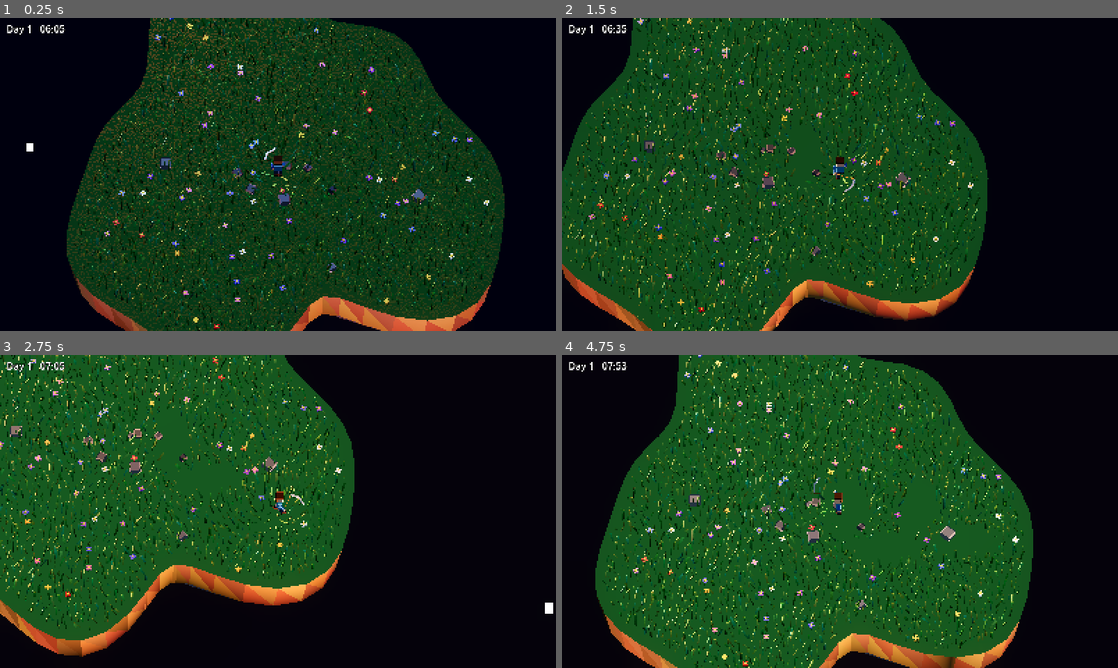
Above: before the commit, frames 1-4 (two rows, left to right).
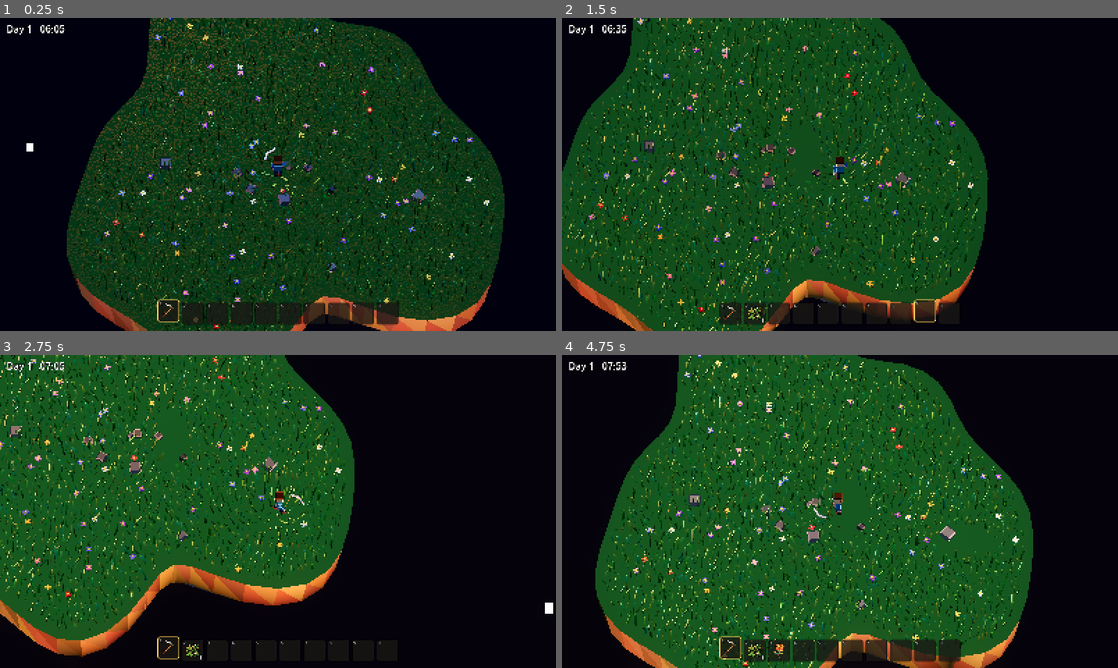
Above: after the commit, the same moments.

Repository: oleksbard/godot-voidmower
Game: Godot game, scene res://main.tscn
Two runs of this game, one before a commit and one after it. Both use one fixed random seed, a clock stepped at 60 frames per second and the inputs below.
Inputs:
- Up to frame 1 (0.25 s): no input
- Up to frame 2 (1.5 s): tap Enter at 0.5 s; hold D 0.53-1.28 s; tap 1 at 0.6 s; tap Space at 0.77 s; tap 9 at 0.8, 1.35 s; hold S from 1.28 s (still down)
- Up to frame 3 (2.75 s): tap Space at 1.52 s; tap 0 at 1.55, 2.1 s; release S at 2.03 s; hold D from 2.03 s (still down); tap 1 at 2.3 s
- Up to frame 4 (4.75 s): release D at 2.78 s; hold W 2.78-3.53 s; tap 1 at 2.85, 4.55 s; tap Space at 3.02, 3.77, 4.52 s; tap 9 at 3.05, 3.6 s; hold A from 3.53 s (still down); tap 0 at 3.8, 4.35 s

The runs differ from the first frame. In frame 1, 2.4% of the frame differs, in the area x 28-72%, y 89-99%; in frame 2, 1.5%; in frame 3, 0.3%; in frame 4, 3.0%, in the area x 28-72%, y 39-99%.

Commit message:
Add inventory system with hotbar and item management
- Implemented `Inventory` class to manage item slots and counts.
- Created `Hotbar` class for UI representation of the inventory with 10 slots.
- Added `ItemDb` class to define item types and their properties.
- Introduced `DropField` class for procedural loot pickups in the game world.
- Added icons for items: grass and scythe.
- Created import files for new textures.
- Established signals for active tool changes and item collection.

Diff:
--- /dev/null
+++ b/src/drops/drop_field.gd
@@ -0,0 +1,91 @@
+class_name DropField
+extends Node3D
+## The transient "loot flies to you" pickups. When a mowed tile rolls a drop,
+## Main calls spawn(): a small PROCEDURAL token appears at the cut spot, arcs up
+## and into the player, then emits collected() and frees itself. Mirrors the
+## GrassField/FlowerField pattern (a player ref set by Main; self-freeing nodes).
+## The 2D item icons are NOT used here — the 3D world stays procedural.
+
+const ItemDb := preload("res://src/inventory/item_db.gd")
+
+signal collected(item_id: int)
+
+const FLY_TIME := 0.45        # seconds from spawn to the player
+const POP_HEIGHT := 0.9       # arc apex above the straight-line path
+const SPIN_TURNS := 1.5       # tumbles during the flight
+const TARGET_Y := 1.0         # aim at the player's chest, not their feet
+
+var player: Node3D            # set by Main before this node is added
+
+var _flying: Array = []       # [{node, t, from, id}]
+
+
+func spawn(item_id: int, world_pos: Vector3) -> void:
+	var token := _make_token(item_id)
+	token.position = world_pos
+	add_child(token)
+	_flying.append({"node": token, "t": 0.0, "from": world_pos, "id": item_id})
+
+
+func _process(delta: float) -> void:
+	if _flying.is_empty():
+		return
+	var target := (player.global_position + Vector3(0.0, TARGET_Y, 0.0)) if player != null else Vector3.ZERO
+	var still: Array = []
+	for f in _flying:
+		f.t += delta / FLY_TIME
+		var node: Node3D = f.node
+		if f.t >= 1.0:
+			collected.emit(f.id)
+			node.queue_free()
+			continue
+		var k: float = f.t
+		var pos: Vector3 = f.from.lerp(target, k)
+		pos.y += sin(k * PI) * POP_HEIGHT             # arc up then down into the player
+		node.position = pos
+		node.rotation.y = k * TAU * SPIN_TURNS
+		node.scale = Vector3.ONE * lerpf(1.0, 0.2, k)  # shrink as it lands
+		still.append(f)
+	_flying = still
+
+
+## A small emissive procedural token: a green tuft for grass, a tiny bloom for a
+## flower — recognisable at a glance, no image assets.
+func _make_token(item_id: int) -> Node3D:
+	var root := Node3D.new()
+	if item_id == ItemDb.Id.FLOWER:
+		var center := MeshInstance3D.new()
+		var cm := BoxMesh.new()
+		cm.size = Vector3(0.18, 0.18, 0.18)
+		center.mesh = cm
+		center.material_override = _mat(Color(0.96, 0.80, 0.24))
+		root.add_child(center)
+		for off in [Vector3(0.16, 0, 0), Vector3(-0.16, 0, 0), Vector3(0, 0, 0.16), Vector3(0, 0, -0.16)]:
+			var petal := MeshInstance3D.new()
+			var pm := BoxMesh.new()
+			pm.size = Vector3(0.16, 0.08, 0.16)
+			petal.mesh = pm
+			petal.material_override = _mat(Color(0.95, 0.52, 0.72))
+			petal.position = off
+			root.add_child(petal)
+	else:
+		for i in 3:
+			var blade := MeshInstance3D.new()
+			var bm := BoxMesh.new()
+			bm.size = Vector3(0.08, 0.34, 0.08)
+			blade.mesh = bm
+			blade.material_override = _mat(Color(0.36, 0.72, 0.28))
+			blade.position = Vector3((i - 1) * 0.09, 0.17, 0.0)
+			blade.rotation.z = (i - 1) * 0.25
+			root.add_child(blade)
+	return root
+
+
+func _mat(col: Color) -> StandardMaterial3D:
+	var m := StandardMaterial3D.new()
+	m.albedo_color = col
+	m.roughness = 0.8
+	m.emission_enabled = true
+	m.emission = col
+	m.emission_energy_multiplier = 0.5
+	return m
--- a/src/grass/flower_field.gd
+++ b/src/grass/flower_field.gd
@@ -9,6 +9,8 @@
 ## cells it rolls as bloom cells (one shared deterministic pass) and forwards
 ## each scythe swing via `cut_in_arc()`.
 
+signal flower_dropped(world_pos: Vector3)
+
 const ColorUtil := preload("res://src/lib/color_util.gd")
 
 # Flower geometry: a stem, a ring of 4 petals, a center.
@@ -30,6 +32,7 @@
 const REGROW_DELAY := 45.0      # match the grass: long wait...
 const GROW_TIME := 15.0          # ...then grow fully back in over 15s
 const GROW_FROM := 0.05
+const FLOWER_DROP_CHANCE := 0.05   # chance a mown flower yields a flower item
 
 enum { ALIVE, HIDDEN, GROWING }
 
@@ -51,12 +54,14 @@
 var _wind_axis := WIND_AXIS.normalized()
 var _clock := 0.0
 var _anim_rng := RandomNumberGenerator.new()
+var _drop_rng := RandomNumberGenerator.new()
 
 
 func _init() -> void:
 	# Built in _init (not _ready) so add_flower() works the instant GrassField
 	# adds us and starts planting, without waiting a frame.
 	_anim_rng.seed = 2024
+	_drop_rng.seed = 7777
 	_stem_mesh = BoxMesh.new()
 	_stem_mesh.size = STEM_SIZE
 	_petal_mesh = BoxMesh.new()
@@ -106,6 +111,8 @@
 		if dist <= cut_radius and (dist < 0.001 or f.dot(to / dist) >= cos_arc):
 			_state[i] = HIDDEN
 			_cutting.append({"i": i, "t": 0.0, "axis": _random_axis()})
+			if _drop_rng.randf() < FLOWER_DROP_CHANCE:
+				flower_dropped.emit(_flowers[i].global_position)
 			n += 1
 	return n
 
--- a/src/grass/grass_field.gd
+++ b/src/grass/grass_field.gd
@@ -20,8 +20,10 @@
 const ColorUtil := preload("res://src/lib/color_util.gd")
 const IslandShape := preload("res://src/lib/island_shape.gd")
 const FlowerFieldScript := preload("res://src/grass/flower_field.gd")
+const ItemDb := preload("res://src/inventory/item_db.gd")
 
 signal mowed_changed(count: int)
+signal item_dropped(item_id: int, world_pos: Vector3)
 
 # Set by Main before this node is added to the tree.
 var player: Node3D
@@ -57,6 +59,7 @@
 const ARC_HALF_DEG := 70.0     # half-width of the swing arc in front of player
 const CUT_ANIM_TIME := 0.3     # duration of the cute pop before the blade hides
 const CUT_HOP_HEIGHT := 0.5    # how high a cut blade hops during its pop
+const GRASS_DROP_CHANCE := 0.10   # chance a mown blade yields a grass item
 
 # Regrow / grow-in
 const REGROW_DELAY := 45.0    # wait this long before a mown blade starts regrowing
@@ -87,6 +90,7 @@
 var _pop_mesh: BoxMesh
 var _pop_mat: StandardMaterial3D
 var _anim_rng := RandomNumberGenerator.new()
+var _drop_rng := RandomNumberGenerator.new()
 
 var _cutting: Array = []        # transient flying-blade pops [{node, t, axis, base_h}]
 var _regrow_queue: Array = []   # [{i, at}]
@@ -97,10 +101,12 @@
 
 func _ready() -> void:
 	_anim_rng.seed = 4242
+	_drop_rng.seed = 9001
 	_build_multimesh()
 	_build_pop_resources()
 	_build_clippings()
 	_flowers = FlowerFieldScript.new()
+	_flowers.flower_dropped.connect(_on_flower_dropped)
 	add_child(_flowers)
 	_plant_field()
 
@@ -289,6 +295,8 @@
 		var dist := to.length()
 		if dist <= CUT_RADIUS and (dist < 0.001 or f.dot(to / dist) >= cos_arc):
 			_cut_blade(i)
+			if _drop_rng.randf() < GRASS_DROP_CHANCE:
+				item_dropped.emit(ItemDb.Id.GRASS, _base_pos[i])
 			sum += _base_pos[i]
 			newly += 1
 
@@ -306,6 +314,12 @@
 		_clippings.global_position = Vector3(centroid.x, 0.35, centroid.z)
 		_clippings.restart()
 		_clippings.emitting = true
+
+
+## FlowerField rolls its own 5% drop and reports up; we forward it as the single
+## item_dropped stream Main consumes (Main never needs to know FlowerField).
+func _on_flower_dropped(world_pos: Vector3) -> void:
+	item_dropped.emit(ItemDb.Id.FLOWER, world_pos)
 
 
 ## Hide the instance instantly and hand its pop off to a transient node, then
--- /dev/null
+++ b/src/inventory/hotbar.gd
@@ -0,0 +1,157 @@
+class_name Hotbar
+extends CanvasLayer
+## The bottom-of-screen hotbar: 10 slots selected with keys 1-9 and 0. Owns the
+## Inventory data model, renders it Stardew-style (a chunky framed strip, item
+## icons, stack counts, a warm gold frame on the active slot that lifts slightly),
+## and announces the active tool so the player can show/hide + gate the scythe.
+##
+## This is the ONLY place the 2D item icons (assets/icons/*.png) are loaded; they
+## live on this CanvasLayer, never in the 3D world.
+
+const Inventory := preload("res://src/inventory/inventory.gd")
+const ItemDb := preload("res://src/inventory/item_db.gd")
+
+signal active_tool_changed(item_id: int)   # an ItemDb.Id, or Inventory.EMPTY for a blank slot
+
+const SLOT_PX := 64
+const ICON_PX := 52
+const SLOT_PAD := 6
+const BOTTOM_MARGIN := 18
+const ACTIVE_RAISE := 8                     # the active slot lifts this many px
+
+const BG_COL := Color(0.10, 0.09, 0.08, 0.78)
+const ACTIVE_COL := Color(1.0, 0.80, 0.35)  # warm gold
+const IDLE_BORDER := Color(0.0, 0.0, 0.0, 0.5)
+const NUM_COL := Color(0.85, 0.85, 0.82)
+
+var _inv: Inventory
+var _root: Control
+var _panels: Array[Panel] = []
+var _icons: Array[TextureRect] = []
+var _counts: Array[Label] = []
+var _textures := {}                         # item id -> Texture2D (loaded once)
+
+
+func _ready() -> void:
+	_inv = Inventory.new()
+	_inv.set_slot(0, ItemDb.Id.SCYTHE, 1)   # scythe in slot 1, active by default
+
+	_root = Control.new()
+	_root.set_anchors_preset(Control.PRESET_FULL_RECT)
+	_root.mouse_filter = Control.MOUSE_FILTER_IGNORE
+	add_child(_root)
+
+	for i in Inventory.SLOT_COUNT:
+		_build_slot(i)
+
+	get_viewport().size_changed.connect(_layout)
+	_layout()
+	_refresh()
+	active_tool_changed.emit(_inv.active_item())
+
+
+func _build_slot(index: int) -> void:
+	var panel := Panel.new()
+	panel.size = Vector2(SLOT_PX, SLOT_PX)
+	panel.mouse_filter = Control.MOUSE_FILTER_IGNORE
+	panel.add_theme_stylebox_override("panel", _slot_style(false))
+	_root.add_child(panel)
+
+	var icon := TextureRect.new()
+	icon.expand_mode = TextureRect.EXPAND_IGNORE_SIZE
+	icon.stretch_mode = TextureRect.STRETCH_KEEP_ASPECT_CENTERED
+	icon.position = Vector2((SLOT_PX - ICON_PX) * 0.5, (SLOT_PX - ICON_PX) * 0.5)
+	icon.size = Vector2(ICON_PX, ICON_PX)
+	icon.mouse_filter = Control.MOUSE_FILTER_IGNORE
+	panel.add_child(icon)
+
+	var num := Label.new()                  # slot number 1..9,0 in the top-left
+	num.text = str((index + 1) % 10)
+	num.position = Vector2(4, 0)
+	num.add_theme_font_size_override("font_size", 13)
+	num.add_theme_color_override("font_color", NUM_COL)
+	num.add_theme_color_override("font_outline_color", Color.BLACK)
+	num.add_theme_constant_override("outline_size", 4)
+	panel.add_child(num)
+
+	var count := Label.new()                # stack count in the bottom-right (>1 only)
+	count.add_theme_font_size_override("font_size", 15)
+	count.add_theme_color_override("font_color", Color.WHITE)
+	count.add_theme_color_override("font_outline_color", Color.BLACK)
+	count.add_theme_constant_override("outline_size", 4)
+	count.horizontal_alignment = HORIZONTAL_ALIGNMENT_RIGHT
+	count.position = Vector2(SLOT_PX - 30, SLOT_PX - 24)
+	count.size = Vector2(26, 20)
+	panel.add_child(count)
+
+	_panels.append(panel)
+	_icons.append(icon)
+	_counts.append(count)
+
+
+func _slot_style(active: bool) -> StyleBoxFlat:
+	var sb := StyleBoxFlat.new()
+	sb.bg_color = BG_COL
+	sb.set_corner_radius_all(6)
+	sb.set_border_width_all(3 if active else 2)
+	sb.border_color = ACTIVE_COL if active else IDLE_BORDER
+	return sb
+
+
+func _layout() -> void:
+	var vp := get_viewport().get_visible_rect().size
+	var total := Inventory.SLOT_COUNT * SLOT_PX + (Inventory.SLOT_COUNT - 1) * SLOT_PAD
+	var x0 := (vp.x - total) * 0.5
+	var y := vp.y - SLOT_PX - BOTTOM_MARGIN
+	for i in _panels.size():
+		var raised := -ACTIVE_RAISE if i == _inv.active_index() else 0
+		_panels[i].position = Vector2(x0 + i * (SLOT_PX + SLOT_PAD), y + raised)
+
+
+func _input(event: InputEvent) -> void:
+	if not (event is InputEventKey and event.pressed and not event.echo):
+		return
+	var index := _key_to_slot(event.keycode)
+	if index >= 0:
+		_select(index)
+
+
+## KEY_1..KEY_9 -> slots 0..8, KEY_0 -> slot 9, anything else -> -1.
+func _key_to_slot(keycode: int) -> int:
+	if keycode == KEY_0:
+		return 9
+	if keycode >= KEY_1 and keycode <= KEY_9:
+		return keycode - KEY_1
+	return -1
+
+
+func _select(index: int) -> void:
+	_inv.set_active(index)
+	_layout()
+	_refresh()
+	active_tool_changed.emit(_inv.active_item())
+
+
+## Add items dropped by mowing (Main binds the count to 1 per collected token).
+func add_item(item_id: int, n: int) -> void:
+	_inv.add(item_id, n)
+	_refresh()
+
+
+func _refresh() -> void:
+	for i in _panels.size():
+		var id := _inv.slot_id(i)
+		var c := _inv.slot_count(i)
+		_panels[i].add_theme_stylebox_override("panel", _slot_style(i == _inv.active_index()))
+		if id == Inventory.EMPTY:
+			_icons[i].texture = null
+			_counts[i].text = ""
+		else:
+			_icons[i].texture = _texture_for(id)
+			_counts[i].text = str(c) if c > 1 else ""
+
+
+func _texture_for(id: int) -> Texture2D:
+	if not _textures.has(id):
+		_textures[id] = load(ItemDb.icon_path(id))
+	return _textures[id]
--- /dev/null
+++ b/src/inventory/inventory.gd
@@ -0,0 +1,69 @@
+class_name Inventory
+extends RefCounted
+## The hotbar's data model: SLOT_COUNT slots (each an item id + count) and one
+## active slot. Pure logic — no scene, no signals — so it unit-tests directly.
+## Stacking respects ItemDb.max_stack. Reference via a preload const.
+
+const ItemDb := preload("res://src/inventory/item_db.gd")
+
+const SLOT_COUNT := 10
+const EMPTY := -1   # slot id sentinel: this slot holds no item
+
+var _ids := PackedInt32Array()
+var _counts := PackedInt32Array()
+var _active := 0
+
+
+func _init() -> void:
+	_ids.resize(SLOT_COUNT)
+	_counts.resize(SLOT_COUNT)
+	_ids.fill(EMPTY)
+	_counts.fill(0)
+
+
+func active_index() -> int:
+	return _active
+
+
+func set_active(index: int) -> void:
+	_active = clampi(index, 0, SLOT_COUNT - 1)
+
+
+func active_item() -> int:
+	return _ids[_active]
+
+
+func slot_id(index: int) -> int:
+	return _ids[index]
+
+
+func slot_count(index: int) -> int:
+	return _counts[index]
+
+
+## Place `id` x `count` directly into a slot (used to seed the scythe at start).
+func set_slot(index: int, id: int, count: int) -> void:
+	_ids[index] = id
+	_counts[index] = count
+
+
+## Add `n` of `id`, merging into existing matching stacks (up to max_stack) first,
+## then the first empty slots. Returns the leftover that didn't fit (0 in practice).
+func add(id: int, n: int) -> int:
+	var cap := ItemDb.max_stack(id)
+	for i in SLOT_COUNT:
+		if n <= 0:
+			break
+		if _ids[i] == id and _counts[i] < cap:
+			var put := mini(cap - _counts[i], n)
+			_counts[i] += put
+			n -= put
+	for i in SLOT_COUNT:
+		if n <= 0:
+			break
+		if _ids[i] == EMPTY:
+			var put := mini(cap, n)
+			_ids[i] = id
+			_counts[i] = put
+			n -= put
+	return n
--- /dev/null
+++ b/src/inventory/item_db.gd
@@ -0,0 +1,29 @@
+class_name ItemDb
+extends RefCounted
+## Static registry of the three item types: the scythe (a tool) and the grass +
+## flower resources dropped by mowing. Pure data — no state, no scene. Reference
+## via `const ItemDb := preload("res://src/inventory/item_db.gd")`.
+
+enum Id { SCYTHE, GRASS, FLOWER }
+
+const _DEFS := {
+	Id.SCYTHE: {"name": "Scythe", "icon": "res://assets/icons/scythe.png", "is_tool": true, "max_stack": 1},
+	Id.GRASS: {"name": "Grass", "icon": "res://assets/icons/grass.png", "is_tool": false, "max_stack": 999},
+	Id.FLOWER: {"name": "Flower", "icon": "res://assets/icons/flower.png", "is_tool": false, "max_stack": 999},
+}
+
+
+static func name_of(id: int) -> String:
+	return _DEFS[id]["name"]
+
+
+static func icon_path(id: int) -> String:
+	return _DEFS[id]["icon"]
+
+
+static func is_tool_item(id: int) -> bool:
+	return _DEFS[id]["is_tool"]
+
+
+static func max_stack(id: int) -> int:
+	return _DEFS[id]["max_stack"]
--- a/src/player/player.gd
+++ b/src/player/player.gd
@@ -13,6 +13,7 @@
 
 const PlayerRigScript := preload("res://src/player/player_rig.gd")
 const IslandShape := preload("res://src/lib/island_shape.gd")
+const ItemDb := preload("res://src/inventory/item_db.gd")
 
 signal swing(origin: Vector3, forward: Vector3)
 
@@ -41,6 +42,7 @@
 var _walk_phase := 0.0
 var _walk_amt := 0.0
 var _swinging := false
+var _can_swing := true
 var _swing_t := 0.0
 
 
@@ -51,6 +53,15 @@
 	_leg_r = _rig.leg_r
 	_arm_free = _rig.arm_free
 	_arm_scythe = _rig.arm_scythe
+
+
+## Called by Main when the hotbar's active slot changes. The scythe is the only
+## tool with a 3D model and a use, so it shows + swings only when its slot is
+## active; any other (or empty) active slot empties the hands and makes SPACE inert.
+func set_active_tool(item_id: int) -> void:
+	_can_swing = item_id == ItemDb.Id.SCYTHE
+	if _rig != null and _rig.scythe_pivot != null:
+		_rig.scythe_pivot.visible = _can_swing
 
 
 func _input(event: InputEvent) -> void:
@@ -112,7 +123,7 @@
 
 
 func _try_swing() -> void:
-	if _swinging:
+	if _swinging or not _can_swing:
 		return
 	_swinging = true
 	_swing_t = 0.0
--- a/src/world/day_night.gd
+++ b/src/world/day_night.gd
@@ -77,9 +77,11 @@
 	return fposmod(t * 24.0 + 6.0, 24.0)
 
 
-## 1-based day count for elapsed seconds (a new day begins each dawn).
+## 1-based day count for elapsed seconds. A new day begins at midnight (00:00).
+## The game starts at Day 1 / 06:00 (phase 0); midnight falls at phase 0.75, so
+## shift by 0.25 to land the day boundary on the midnight crossing.
 static func day_number(elapsed: float) -> int:
-	return int(elapsed / CYCLE_SECONDS) + 1
+	return int(elapsed / CYCLE_SECONDS + 0.25) + 1
 
 
 func _ready() -> void:
--- a/src/world/main.gd
+++ b/src/world/main.gd
@@ -39,8 +39,18 @@
 	var hud := preload("res://src/ui/hud.gd").new()
 	add_child(hud)
 
+	var drops := preload("res://src/drops/drop_field.gd").new()
+	drops.player = player
+	add_child(drops)
+
+	var hotbar := preload("res://src/inventory/hotbar.gd").new()
+	add_child(hotbar)
+
 	player.swing.connect(grass.on_swing)
 	day_night.time_changed.connect(hud.set_time)
+	grass.item_dropped.connect(drops.spawn)
+	drops.collected.connect(hotbar.add_item.bind(1))      # one item per collected token
+	hotbar.active_tool_changed.connect(player.set_active_tool)
 
 	_build_camera()
 
--- a/test/run_tests.gd
+++ b/test/run_tests.gd
@@ -16,6 +16,10 @@
 const GrassFieldScript := preload("res://src/grass/grass_field.gd")
 const FlowerFieldScript := preload("res://src/grass/flower_field.gd")
 const DayNightScript := preload("res://src/world/day_night.gd")
+const ItemDbScript := preload("res://src/inventory/item_db.gd")
+const InventoryScript := preload("res://src/inventory/inventory.gd")
+const HotbarScript := preload("res://src/inventory/hotbar.gd")
+const DropFieldScript := preload("res://src/drops/drop_field.gd")
 
 var _passed := 0
 var _failed := 0
@@ -28,12 +32,18 @@
 	_test_color_util()
 	_test_mesh_factory()
 	_test_day_night_math()
+	_test_item_db()
+	_test_inventory()
 	_test_player_edge_clamp()
 	await _test_player_rig()        # in-tree _ready() builds the body
 	await _test_grass_planting()   # need a frame so _ready() fires in-tree
 	await _test_mow_chain()
 	await _test_flower_mow()
 	await _test_day_night_node()
+	await _test_hotbar()
+	await _test_drop_field()
+	await _test_player_tool_gating()
+	await _test_grass_drops()
 	print("──")
 	print("%d passed, %d failed" % [_passed, _failed])
 	quit(1 if _failed > 0 else 0)
@@ -115,6 +125,58 @@
 		"clock reads 06:00 at dawn and 12:00 at midday")
 	_ok(DayNightScript.day_number(0.0) == 1 and DayNightScript.day_number(DayNightScript.CYCLE_SECONDS) == 2,
 		"day number starts at 1 and ticks up each cycle")
+	_ok(DayNightScript.day_number(DayNightScript.CYCLE_SECONDS * 0.74) == 1
+			and DayNightScript.day_number(DayNightScript.CYCLE_SECONDS * 0.76) == 2,
+		"day increments at midnight (phase 0.75), not at dawn")
+
+
+# --- ItemDb -----------------------------------------------------------------
+
+func _test_item_db() -> void:
+	_suite = "ItemDb"
+	_ok(ItemDbScript.is_tool_item(ItemDbScript.Id.SCYTHE) and ItemDbScript.max_stack(ItemDbScript.Id.SCYTHE) == 1,
+		"scythe is a tool with stack 1")
+	_ok(not ItemDbScript.is_tool_item(ItemDbScript.Id.GRASS) and ItemDbScript.max_stack(ItemDbScript.Id.GRASS) == 999,
+		"grass is a non-tool with stack 999")
+	_ok(ItemDbScript.max_stack(ItemDbScript.Id.FLOWER) == 999,
+		"flower stacks to 999")
+	_ok(ItemDbScript.icon_path(ItemDbScript.Id.GRASS) == "res://assets/icons/grass.png",
+		"grass icon path resolves")
+
+
+# --- Inventory --------------------------------------------------------------
+
+func _test_inventory() -> void:
+	_suite = "Inventory"
+	var inv := InventoryScript.new()
+	var all_empty := true
+	for i in InventoryScript.SLOT_COUNT:
+		if inv.slot_id(i) != InventoryScript.EMPTY:
+			all_empty = false
+	_ok(all_empty and inv.active_index() == 0, "starts with 10 empty slots, active slot 0")
+
+	inv.set_slot(0, ItemDbScript.Id.SCYTHE, 1)
+	_ok(inv.slot_id(0) == ItemDbScript.Id.SCYTHE and inv.active_item() == ItemDbScript.Id.SCYTHE,
+		"scythe seeds slot 0 and is the active item")
+
+	inv.add(ItemDbScript.Id.GRASS, 5)
+	var left := inv.add(ItemDbScript.Id.GRASS, 3)
+	_ok(inv.slot_id(1) == ItemDbScript.Id.GRASS and inv.slot_count(1) == 8 and left == 0,
+		"same-item adds merge into one stack")
+
+	var inv2 := InventoryScript.new()
+	var leftover := inv2.add(ItemDbScript.Id.GRASS, 1000)
+	_ok(inv2.slot_count(0) == 999 and inv2.slot_id(1) == ItemDbScript.Id.GRASS and inv2.slot_count(1) == 1 and leftover == 0,
+		"overflow past max_stack spills into the next slot")
+
+	inv.set_active(99)
+	var hi := inv.active_index()
+	inv.set_active(-4)
+	var lo := inv.active_index()
+	_ok(hi == InventoryScript.SLOT_COUNT - 1 and lo == 0, "set_active clamps to the valid slot range")
+
+	_ok(inv2.active_item() == ItemDbScript.Id.GRASS and InventoryScript.new().active_item() == InventoryScript.EMPTY,
+		"active_item returns the active slot id, EMPTY when blank")
 
 
 # --- Player edge clamp ------------------------------------------------------
@@ -253,6 +315,111 @@
 	dn.free()
 
 
+# --- Hotbar -----------------------------------------------------------------
+
+func _test_hotbar() -> void:
+	_suite = "Hotbar"
+	var hb := HotbarScript.new()
+	get_root().add_child(hb)
+	await process_frame                      # _ready builds slots + seeds the scythe
+
+	_ok(hb._inv.slot_id(0) == ItemDbScript.Id.SCYTHE, "scythe seeded into slot 0 (key 1)")
+
+	hb.add_item(ItemDbScript.Id.GRASS, 2)
+	_ok(hb._inv.slot_id(1) == ItemDbScript.Id.GRASS and hb._inv.slot_count(1) == 2,
+		"add_item routes a drop into the inventory")
+
+	var seen := {"id": -999}
+	hb.active_tool_changed.connect(func(id): seen.id = id)
+	hb._select(1)
+	_ok(seen.id == ItemDbScript.Id.GRASS, "selecting a slot announces its item as the active tool")
+
+	_ok(hb._key_to_slot(KEY_1) == 0 and hb._key_to_slot(KEY_9) == 8 and hb._key_to_slot(KEY_0) == 9 and hb._key_to_slot(KEY_A) == -1,
+		"number keys 1-9/0 map to slots; other keys are ignored")
+
+	hb.free()
+
+
+# --- DropField --------------------------------------------------------------
+
+func _test_drop_field() -> void:
+	_suite = "DropField"
+	var target := Node3D.new()
+	get_root().add_child(target)             # player ref must be in-tree for global_position
+	var df := DropFieldScript.new()
+	df.player = target
+	get_root().add_child(df)
+	await process_frame
+
+	df.spawn(ItemDbScript.Id.GRASS, Vector3(3.0, 0.0, 3.0))
+	df._process(0.1)                          # ~22% of the flight: still travelling
+	_ok(df._flying.size() == 1, "a spawned token is in flight")
+
+	var got := {"n": 0, "id": -999}
+	df.collected.connect(func(id): got.n += 1; got.id = id)
+	df._process(1.0)                          # force t >= 1: arrival
+	_ok(got.n == 1 and got.id == ItemDbScript.Id.GRASS, "token arrives once and reports its item")
+	_ok(df._flying.is_empty(), "the arrived token is removed from the flight list")
+
+	df.free()
+	target.free()
+
+
+# --- Player tool-gating -----------------------------------------------------
+
+func _test_player_tool_gating() -> void:
+	_suite = "Player.tool"
+	var p: Node3D = PlayerScript.new()
+	get_root().add_child(p)
+	await process_frame                       # _ready builds the rig
+
+	var swings := {"n": 0}
+	p.swing.connect(func(_o, _f): swings.n += 1)
+
+	p.set_active_tool(ItemDbScript.Id.GRASS)
+	p._try_swing()
+	_ok(not p._rig.scythe_pivot.visible and swings.n == 0,
+		"a non-tool slot hides the scythe and SPACE does nothing")
+
+	p.set_active_tool(ItemDbScript.Id.SCYTHE)
+	p._try_swing()
+	_ok(p._rig.scythe_pivot.visible and swings.n == 1,
+		"the scythe slot shows the scythe and SPACE swings")
+
+	p.free()
+
+
+# --- GrassField drops -------------------------------------------------------
+
+func _test_grass_drops() -> void:
+	_suite = "GrassField.drops"
+	var dummy := Node3D.new()
+	get_root().add_child(dummy)
+	var gf: Node3D = GrassFieldScript.new()
+	gf.player = dummy
+	get_root().add_child(gf)
+	await process_frame                       # plant the field in-tree
+
+	var drops := []
+	gf.item_dropped.connect(func(id, pos): drops.append({"id": id, "pos": pos}))
+
+	# Sweep several swing origins/directions so a large slice of the field is cut.
+	# Fixed planting + drop seeds make the result deterministic and reproducible.
+	for o in [Vector3.ZERO, Vector3(3, 0, 0), Vector3(-3, 0, 0), Vector3(0, 0, 3), Vector3(0, 0, -3)]:
+		for d in [Vector3(1, 0, 0), Vector3(-1, 0, 0), Vector3(0, 0, 1), Vector3(0, 0, -1)]:
+			gf.on_swing(o, d)
+
+	var ids_valid := true
+	for e in drops:
+		if e.id != ItemDbScript.Id.GRASS and e.id != ItemDbScript.Id.FLOWER:
+			ids_valid = false
+	_ok(drops.size() > 0, "mowing the field drops at least one item (%d drops)" % drops.size())
+	_ok(ids_valid, "every drop is a grass or flower item")
+
+	gf.free()
+	dummy.free()
+
+
 # --- harness ----------------------------------------------------------------
 
 func _ok(condition: bool, message: String) -> void:
Not shown, added: assets/captain.png.import
Binary file added: assets/icons/axe.png
Not shown, added: assets/icons/axe.png.import
Binary file added: assets/icons/flower.png
Not shown, added: assets/icons/flower.png.import
Binary file added: assets/icons/grass.png
Not shown, added: assets/icons/grass.png.import
Binary file added: assets/icons/scythe.png
Not shown, added: assets/icons/scythe.png.import
Not shown, added: src/grass/flower_field.gd.uid
Not shown, added: src/inventory/inventory.gd.uid
Not shown, added: src/inventory/item_db.gd.uid
(and 3 more such lines)
